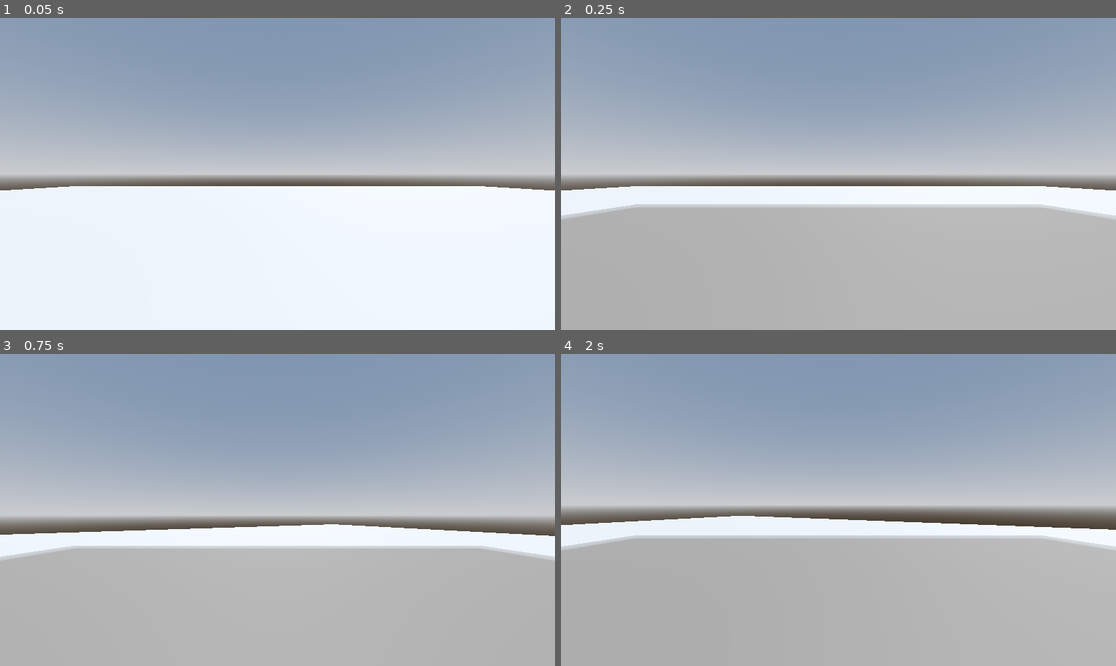
Above: before the commit, frames 1-4 (two rows, left to right).
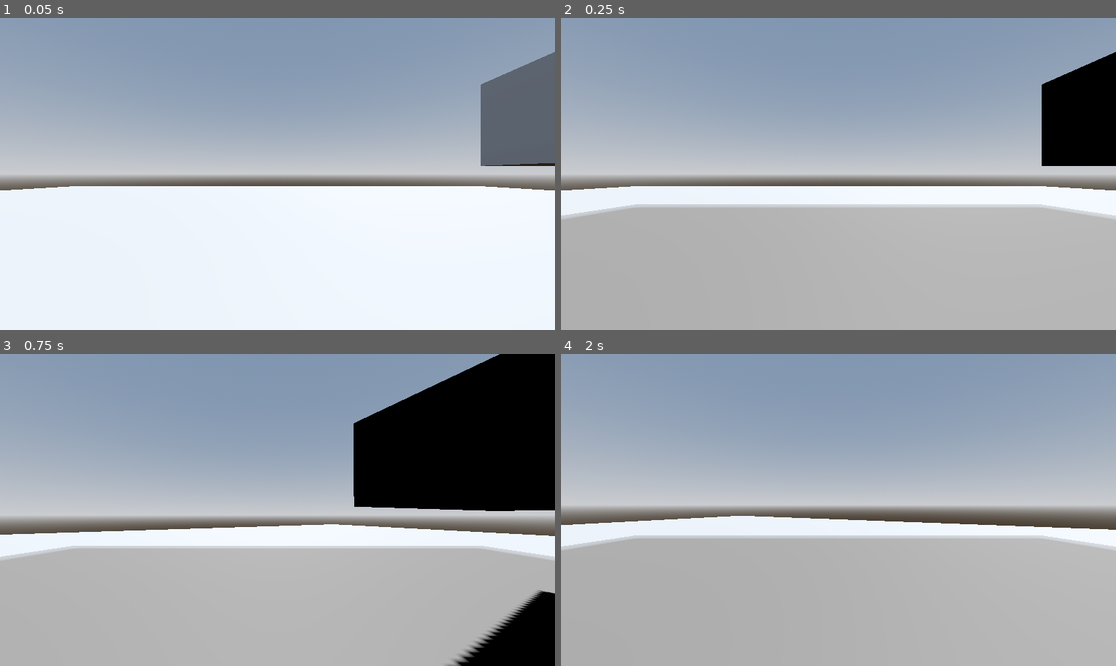
Above: after the commit, the same moments.

Repository: VarsityCoder/SKGGameJam
Game: Godot game, scene res://Levels/main_level.tscn
The game is run twice, just before and just after one commit, with the same random seed, the same clock (stepped at 60 frames per second) and the same inputs.
Inputs (mouse positions are in pixels of both pictures, inside the frame that each line leads up to):
- Up to frame 1 (0.05 s): no input
- Up to frame 2 (0.25 s): no input
- Up to frame 3 (0.75 s): tap Enter at 0.5 s; move the mouse to (305, 510) at 0.52 s; hold W (forward) from 0.53 s (still down)
- Up to frame 4 (2 s): keep holding W (forward); tap Space (jump) at 0.77, 1.52 s; move the mouse to (810, 510) at 1.27 s

The runs differ from the first frame. In frame 1, 4.2% of the frame differs, in the area x 86-100%, y 10-48%; in frame 2, 4.2%; in frame 3, 18%, in the area x 63-100%, y 0-100%; in frame 4, nothing differs.

Commit message:
Updating main_level.tscn

Diff:
--- a/Levels/main_level.tscn
+++ b/Levels/main_level.tscn
@@ -31,3 +31,8 @@
 
 [node name="Player" parent="." instance=ExtResource("1_8xii8")]
 transform = Transform3D(1, 0, 0, 0, 1, 0, 0, 0, 1, 0, 1, 0)
+
+[node name="CSGBox3D2" type="CSGBox3D" parent="."]
+transform = Transform3D(1, 0, 0, 0, 1, 0, 0, 0, 1, 5, 2.1, 0)
+use_collision = true
+size = Vector3(5, 1, 5)
